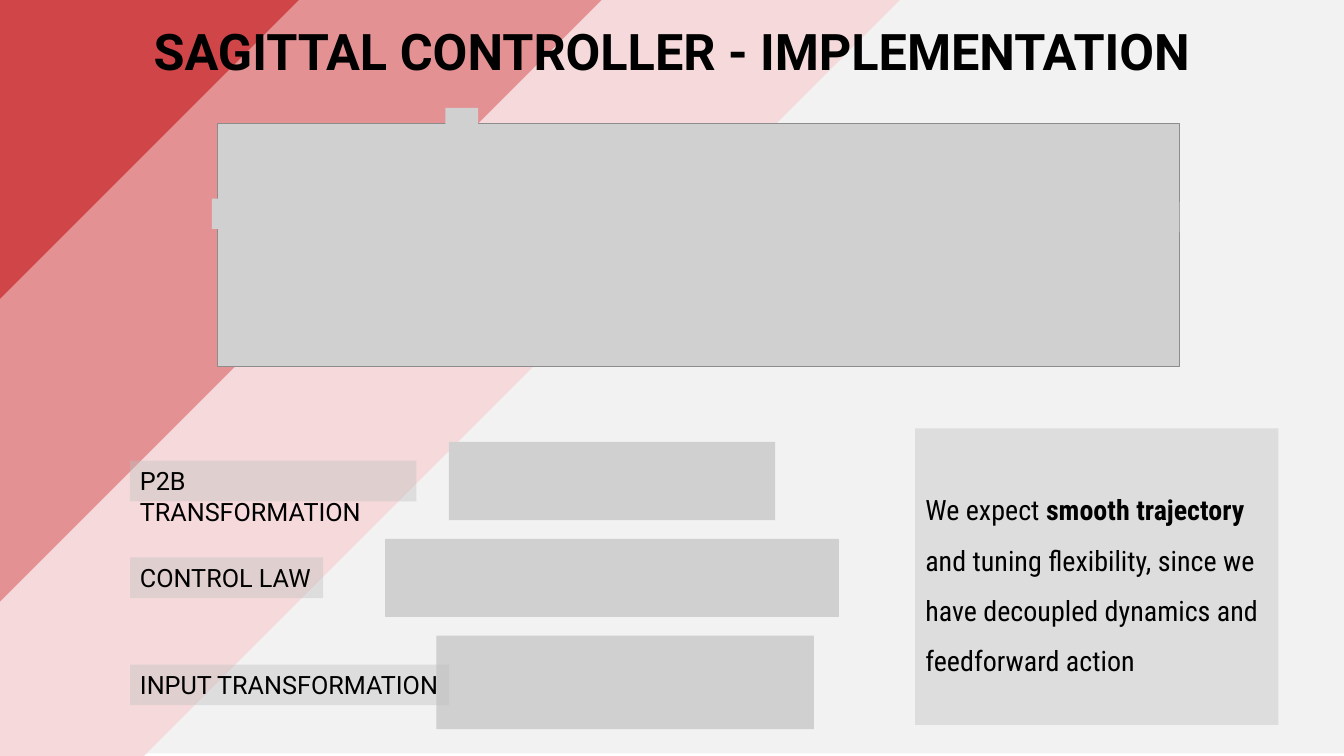
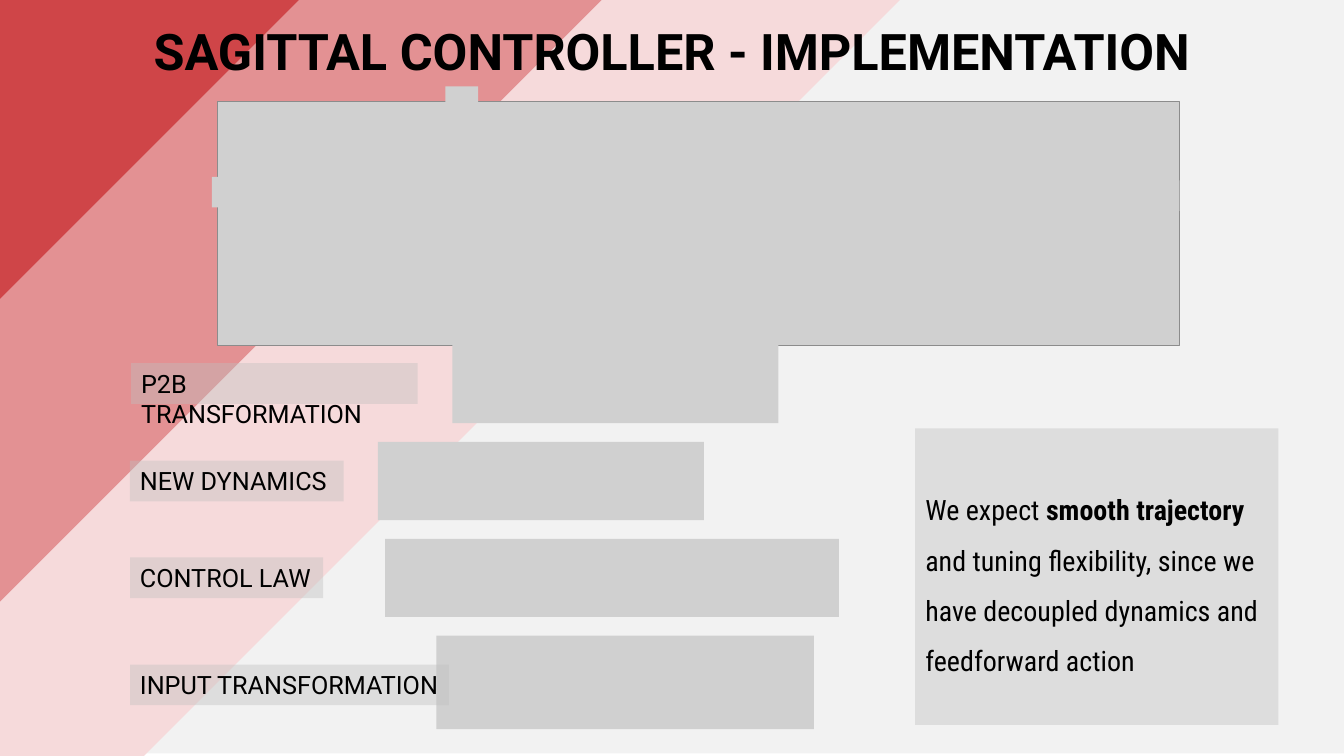
Before and after one commit to PippoGot/R-C2, a slide deck: slide 27 of documentation/presentation.pptx. Drawn at 1344x756 pixels with LibreOffice and Linux fonts; fonts in the diff are those of the drawing; grey boxes stand for pictures. Boxes give left, top, right and bottom in pixels: in the first picture for what was removed or moved away, otherwise in the second. Text is boxed around its words. In the diff, an @@ line names an element or a change of style, - is before the commit and + after.

```diff
--- a/documentation/presentation.pptx
+++ b/documentation/presentation.pptx
@@ 4 pictures: place and size @@
-4 pictures at bbox=[212, 108, 1181, 367]
+4 pictures at bbox=[212, 87, 1181, 346]
@@ picture added at bbox=[453, 345, 778, 423] @@
@@ rectangle "P2B TRANSFORMATION": place and size @@
-rectangle "P2B TRANSFORMATION" at bbox=[130, 461, 416, 501]
+rectangle "P2B TRANSFORMATION" at bbox=[131, 363, 417, 403]
@@ picture: place and size @@
-picture at bbox=[449, 442, 774, 520]
+picture at bbox=[378, 442, 704, 520]
@@ rectangle added at bbox=[130, 461, 344, 501], fill #BFBFBF at 40% opacity, 18 pt, text #000000 @@
+NEW DYNAMICS
```
